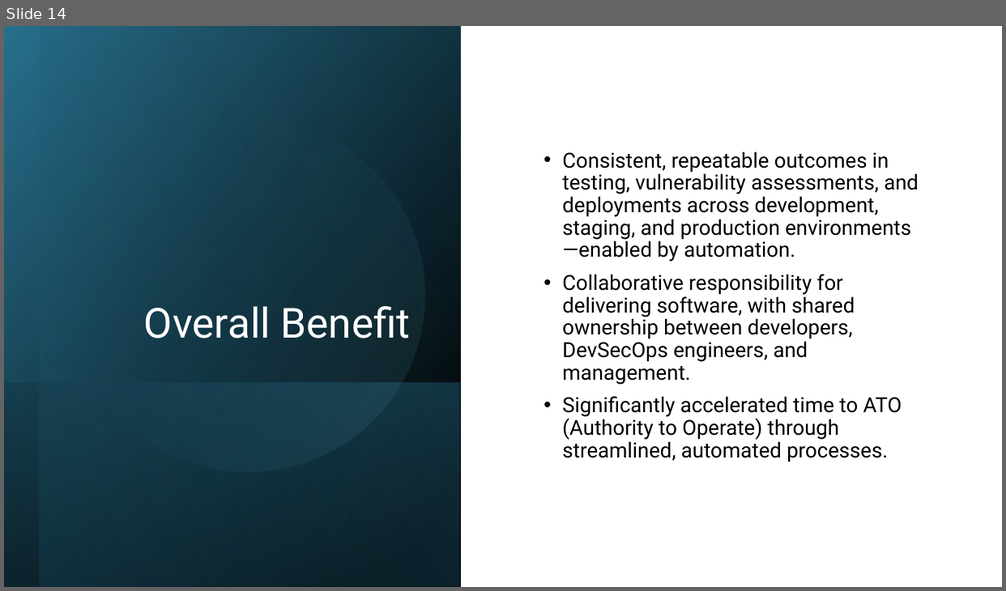
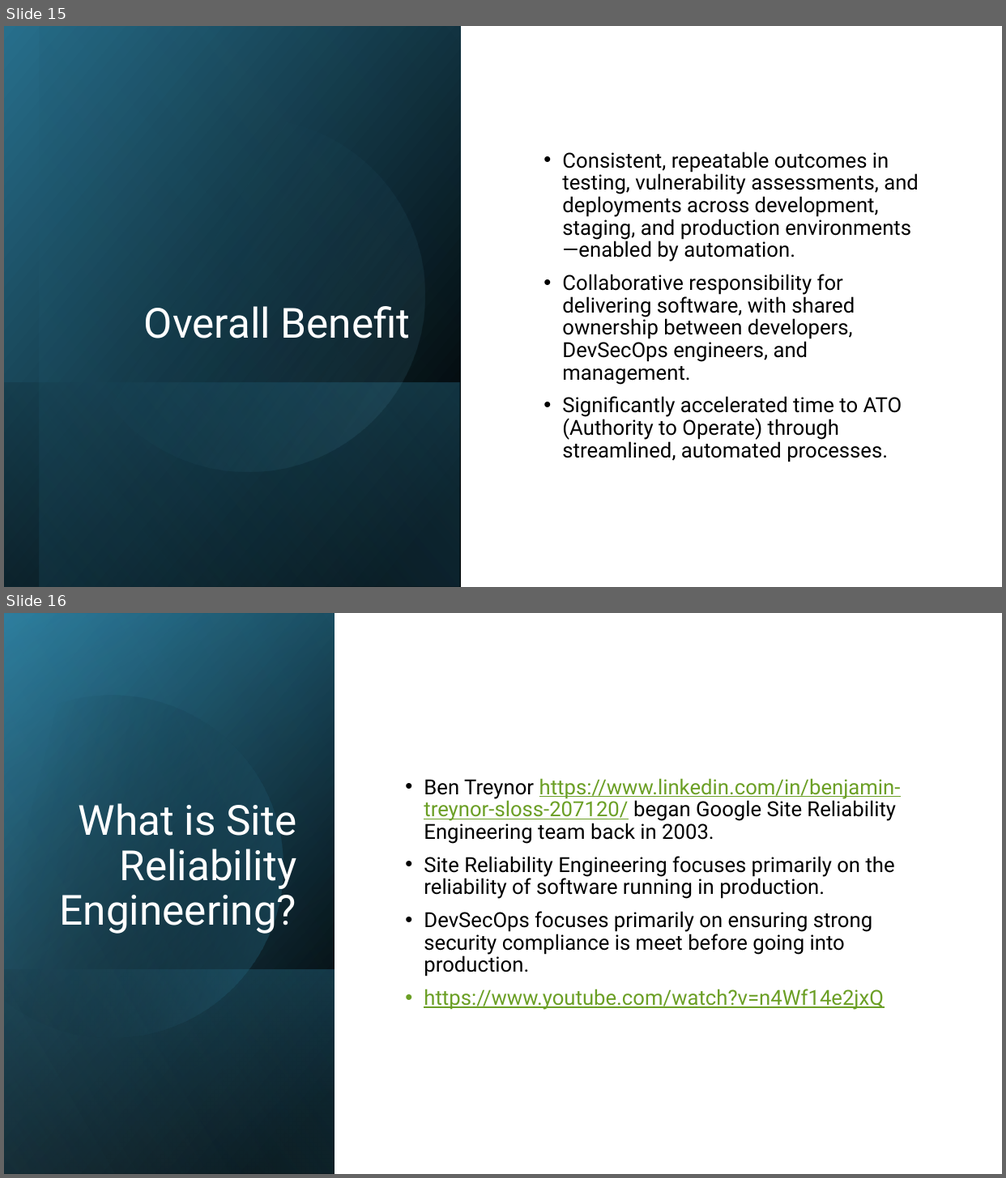
Before and after one commit to seanherbert105/DevSecOps-Course, a slide deck: presentation/DevSecOps Course.pptx. Shown one above the other, each under a label of ours: slide 14 before the commit, slides 15 and 16 after it. The pictures are 1006x591 and 1006x1178 pixels, drawn with LibreOffice and Linux fonts; fonts in the diff are those of the drawing. Boxes give left, top, right and bottom in pixels: in the first picture for what was removed or moved away, otherwise in the second. Text is boxed around its words. In the diff, an @@ line names an element or a change of style, - is before the commit and + after.

```diff
--- a/presentation/DevSecOps Course.pptx
+++ b/presentation/DevSecOps Course.pptx
@@ slide 16 added at (x1=4, y1=613, x2=1002, y2=1174), background #FFFFFF @@
@@ rectangle added at (x1=4, y1=613, x2=1002, y2=1174), fill #FFFFFF @@
@@ rectangle added at (x1=4, y1=613, x2=335, y2=1174), fill gradient #000000 to #276F8B @@
@@ rectangle added at (x1=4, y1=614, x2=335, y2=1174), fill gradient #000000 to #3494BA @@
@@ rectangle added at (x1=4, y1=613, x2=335, y2=1174), fill gradient #000000 to #7FC1DB @@
@@ freeform shape added at (x1=4, y1=655, x2=324, y2=1072), fill gradient #000000 to #3494BA @@
@@ text added at (x1=424, y1=778, x2=901, y2=1010), 20 pt, text #000000 @@
+• Ben Treynor https://www.linkedin.com/in/benjamin-treynor-sloss-207120/ began Google Site Reliability Engineering team back in 2003.
+• Site Reliability Engineering focuses primarily on the reliability of software running in production.
+• DevSecOps focuses primarily on ensuring strong security compliance is meet before going into production.
+• https://www.youtube.com/watch?v=n4Wf14e2jxQ
@@ title added at (x1=60, y1=803, x2=297, y2=934), 40 pt, text #FFFFFF @@
+What is Site Reliability Engineering?
@@ rectangle added at (x1=4, y1=969, x2=335, y2=1174), fill gradient #3494BA to #000000 @@
@@ what was slide 14 is now slide 15 @@
```
Also in this commit, not shown: 1 slide changed, 7 other slides added.
